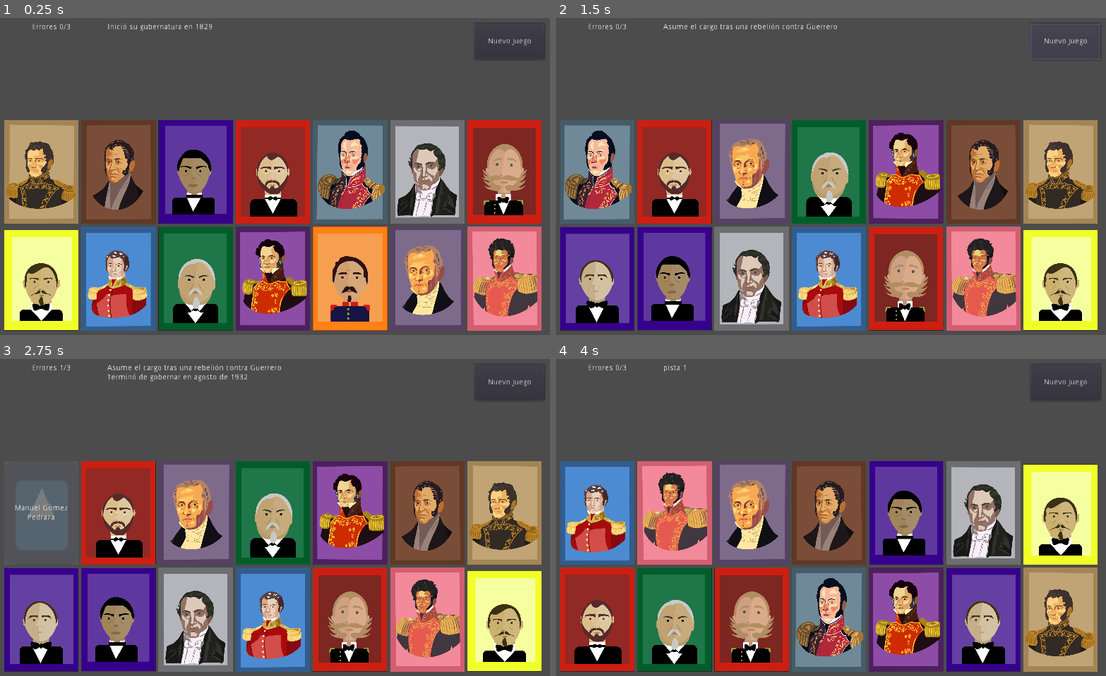
Above: before the commit, frames 1-4 (two rows, left to right).
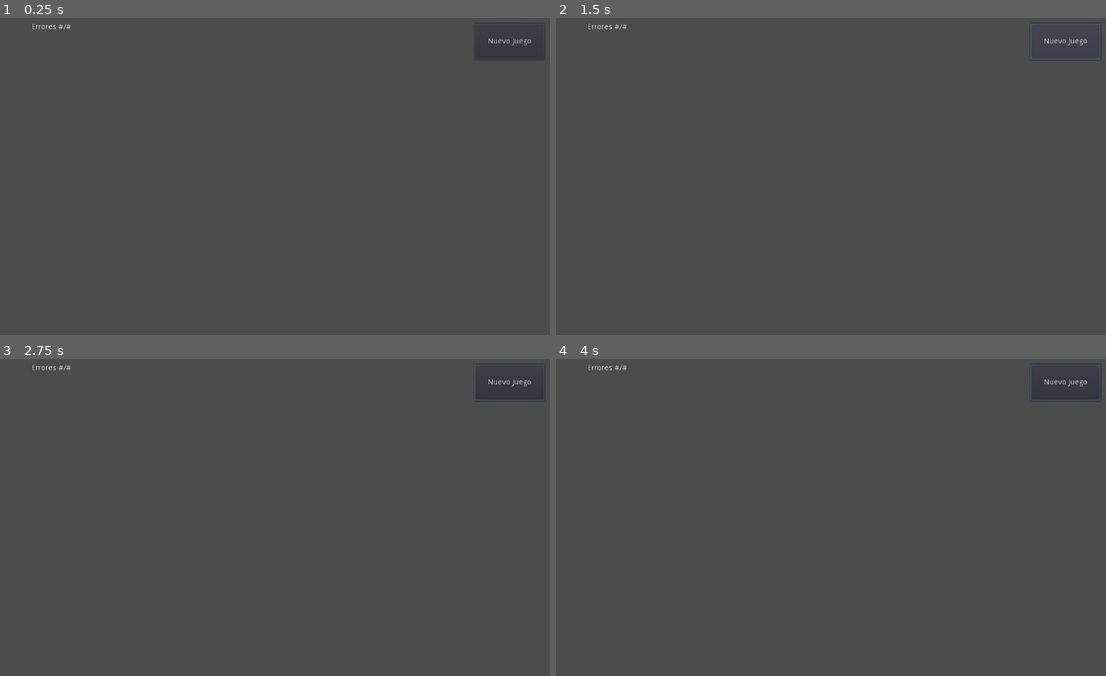
Above: after the commit, the same moments.

Repository: BryanWi/AdivinaQuien
Game: Godot game, scene res://game/Game.tscn
The game is run twice, just before and just after one commit, with the same random seed, the same clock (stepped at 60 frames per second) and the same inputs. The engine's default icon, where the game draws it, is replaced by a stand-in: a white triangle on a blue panel in a dark square. Sound files missing from this copy of the repository are replaced by a short silence.
Inputs (mouse positions are in pixels of both pictures, inside the frame that each line leads up to):
- Up to frame 1 (0.25 s): no input
- Up to frame 2 (1.5 s): click "Nuevo Juego" at 0.5 s; click "Nuevo Juego" at 1.25 s
- Up to frame 3 (2.75 s): click (44, 514) at 2.02 s
- Up to frame 4 (4 s): click (677, 514) at 2.77 s; click (754, 514) at 3.52 s

The runs differ from the first frame. In frame 1, 61% of the frame differs, in the area x 0-99%, y 1-99%; in frame 2, 61%; in frame 3, 59%; in frame 4, 61%.
Error after the commit: Parse Error: Variable "doc" already exists in this class (at line: 29). (res://game/Game.gd:210)

Commit message:
Squashed commit of the following:
commit 90cebe570689fa76471494c4fadd353ff0b29bfd
Author: A00831564 <A00831564@tec.mx>
Date:   Tue Jan 31 14:12:21 2023 -0700

    JSON como array

Diff:
--- a/game/Game.gd
+++ b/game/Game.gd
@@ -191,7 +191,57 @@
 #			"image" : "AMLO.jpg",
 #			"pistas" : ["Pista 1", "Pista 2", "Pista 3"]
 #			}
-
+#var doc2: Dictionary = {
+#	"Porfirio Díaz" : {
+#		"nombre" : "Porfirio Díaz",
+#		"image" : "diaz_porfirio_2.jpg",
+#		"pistas" : ["Pista 1", "Pista 2", "Pista 3"]
+#		},
+#	"AMLO" : {
+#		"nombre" : "Andrés Manuel López Obrador",
+#		"image" : "AMLO.jpg",
+#		"pistas" : ["Pista 1", "Pista 2", "Pista 3"]
+#	}
+#}
+
+#var doc: Dictionary = read_json_file("res://game/assets/archivo_info.json")
+
+var arch: Array = read_json_file("res://game/assets/archivo_info.json")
+var doc : Dictionary
+
+# Called when the node enters the scene tree for the first time.
+func _ready():
+	for i in arch.size():
+		doc[arch[i].nombre] = arch[i]
+
+	print(doc)
+
+#	doc = arch[0]
+#	print("Aqui despues")
+#	print(doc)
+#	print(doc.nombre)
+#	doc = arch[1]
+#	print(doc.nombre)
+#	print(doc.image)
+#	print(doc.pistas[1])
+#	print(arch[0].pistas[0])
+#	for i in range(16):
+#		if i%2 == 0:
+#			doc["PD" + str(i)]={
+#			"nombre" : "Porfirio Díaz",
+#			"image" : "diaz_porfirio_2.jpg",
+#			"pistas" : ["Pista 1", "Pista 2", "Pista 3"]
+#			}
+#		else:
+#
+#			doc["AMLO" + str(i)]={
+#			"nombre" : "Andrés Manuel López Obrador",
+#			"image" : "AMLO.jpg",
+#			"pistas" : ["Pista 1", "Pista 2", "Pista 3"]
+#			}
+#
+#
+#
 	new_game()
 
 
@@ -280,3 +330,11 @@
 func _on_win_fx_finished():
 	new_game()
 	$WinScreen.visible = false
+
+func read_json_file(filename):
+	var file = File.new()
+	file.open(filename, File.READ)
+	var text = file.get_as_text()
+	var json_data = parse_json(text)
+	file.close()
+	return json_data
--- /dev/null
+++ b/game/assets/archivo_info.json
@@ -0,0 +1,12 @@
+[
+	{
+		"nombre": "Porfirio Díaz",
+		"image": "diaz_porfirio_2.jpg",
+		"pistas": ["Mandó durante el porfiriato", "Pista 2", "Pista 3"]
+	},
+	{
+		"nombre": "Andrés Manuel López Obrador",
+		"image": "AMLO.jpg",
+		"pistas": ["Mandó durante el periodo 2018-2024", "Pista 2", "Pista 3"]
+	}
+]
